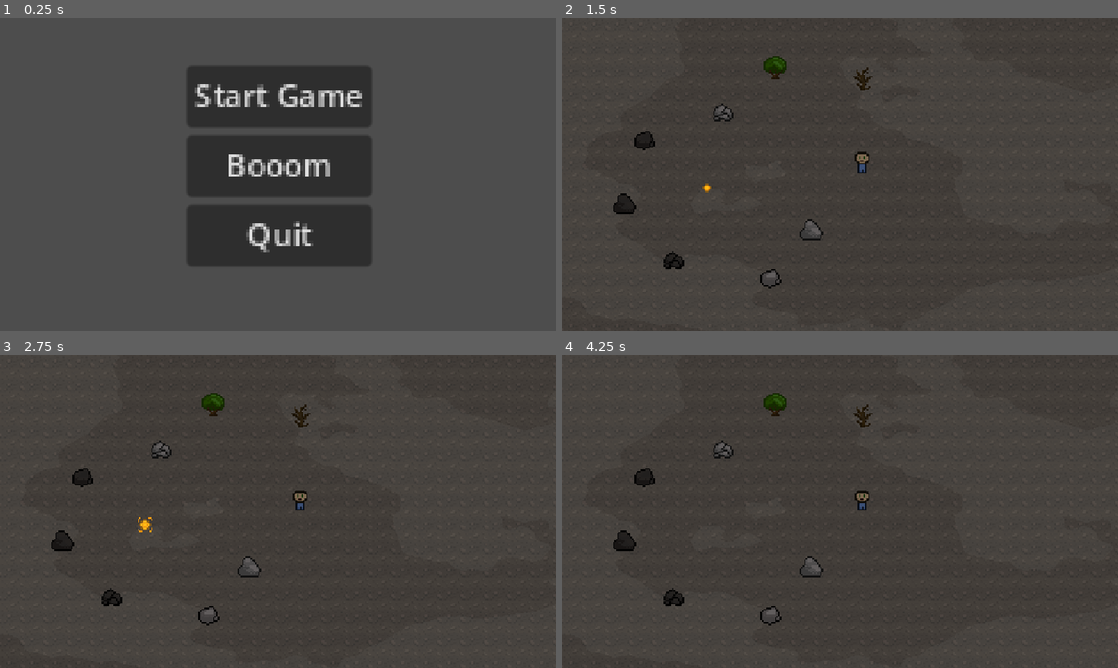
Above: before the commit, frames 1-4 (two rows, left to right).
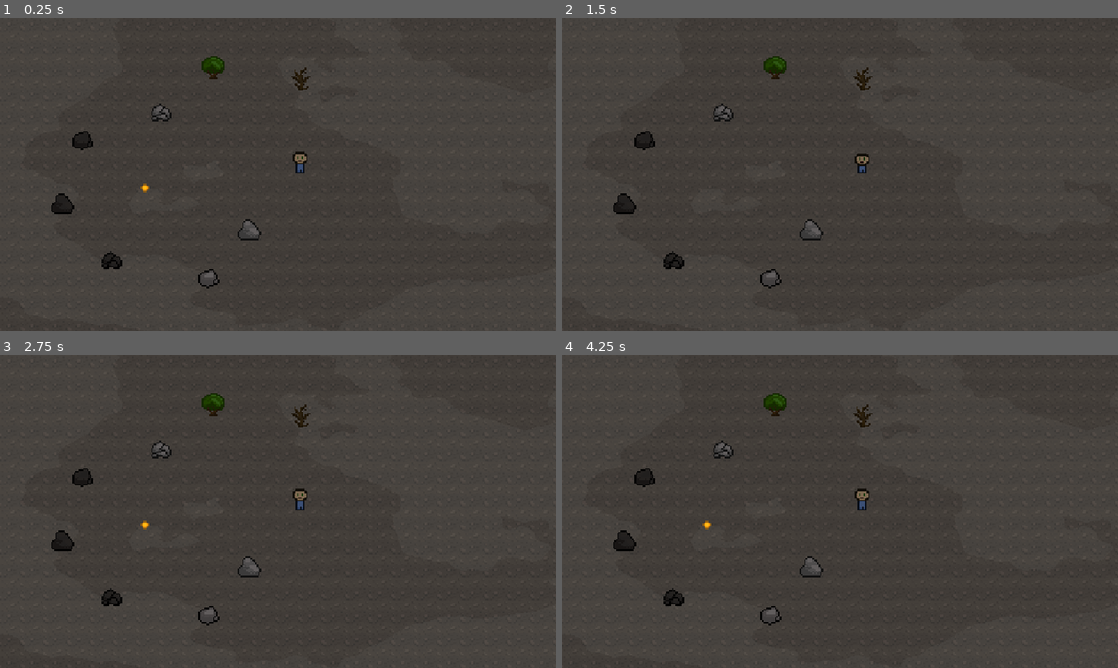
Above: after the commit, the same moments.

Repository: MaxAtoms/fading-life
Game: Godot game, scene res://world/map.tscn
Two runs of this game, one before a commit and one after it. Both use one fixed random seed, a clock stepped at 60 frames per second and the inputs below. Before the commit the project starts from res://ui/main_menu.tscn.
Inputs (mouse positions are in pixels of both pictures, inside the frame that each line leads up to):
- Up to frame 1 (0.25 s): no input
- Up to frame 2 (1.5 s): click (840, 96) at 0.5 s, where only the run before the commit has a clickable "Start Game"
- Up to frame 3 (2.75 s): no input
- Up to frame 4 (4.25 s): no input

The runs differ from the first frame. In frame 1, 12% of the frame differs, in the area x 0-100%, y 0-100%; in frame 2, less than 0.1%; in frame 3, 0.1%; in frame 4, less than 0.1%.

Commit message:
Fix start scene

Diff:
--- a/project.godot
+++ b/project.godot
@@ -11,7 +11,7 @@
 [application]
 
 config/name="Ghostwalker"
-run/main_scene="uid://chillchqcf3b2"
+run/main_scene="uid://btxopix0urky7"
 config/features=PackedStringArray("4.4", "Forward Plus")
 
 [display]
